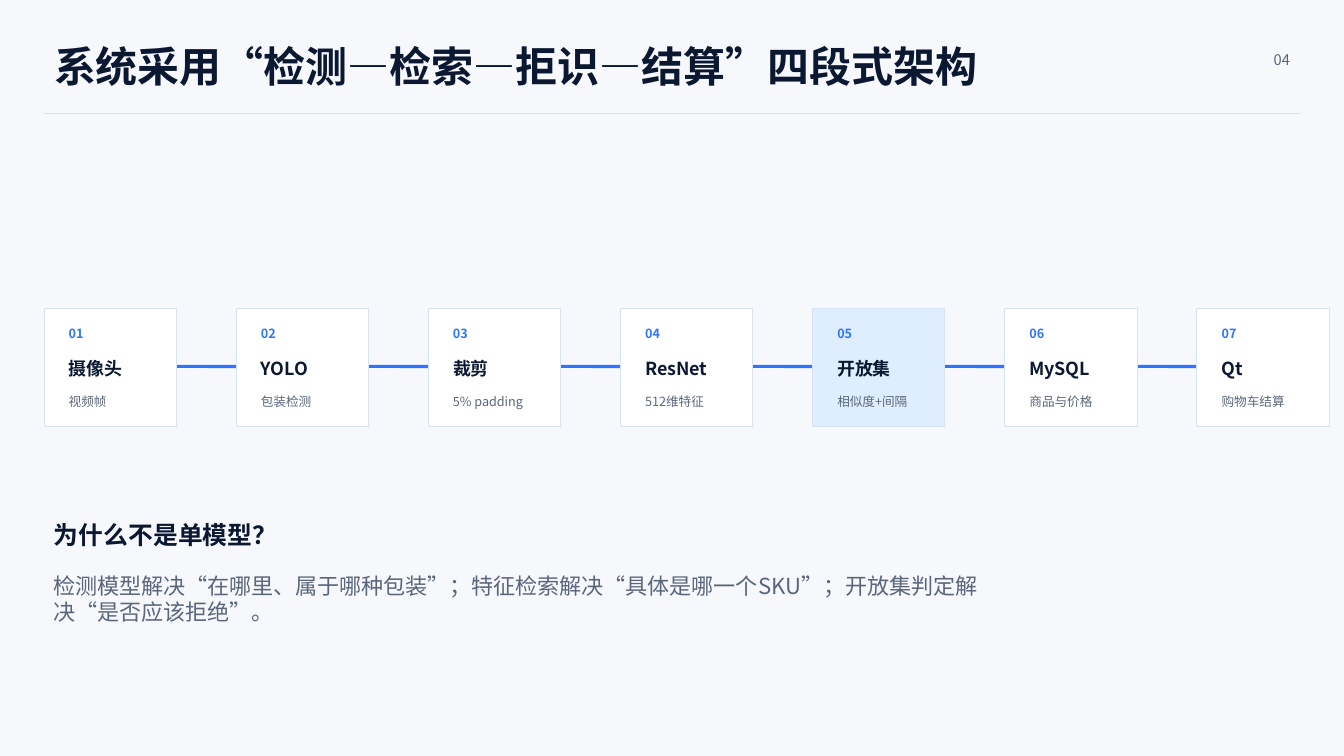
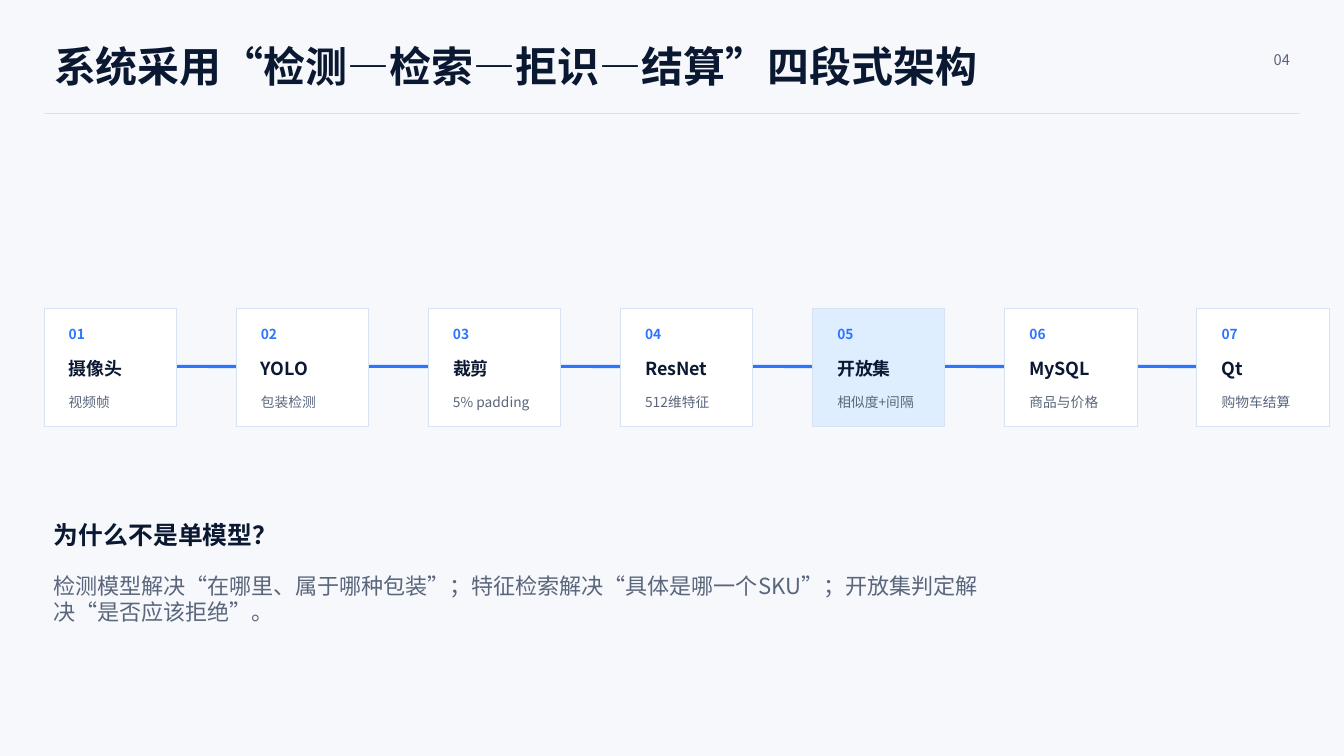
Before and after one commit to 001MONEY/ZSXC, a slide deck: slide 4 of week15/智能称重台demo/智能称重台项目答辩.pptx. Drawn at 1344x756 pixels with LibreOffice and Linux fonts; fonts in the diff are those of the drawing. Boxes give left, top, right and bottom in pixels: in the first picture for what was removed or moved away, otherwise in the second. Text is boxed around its words. In the diff, an @@ line names an element or a change of style, - is before the commit and + after.

```diff
--- a/week15/智能称重台demo/智能称重台项目答辩.pptx
+++ b/week15/智能称重台demo/智能称重台项目答辩.pptx
@@ size 9 to 9.8 pt in 11 elements at (x1=69, y1=328, x2=85, y2=339), (x1=69, y1=395, x2=110, y2=408), (x1=261, y1=395, x2=316, y2=408), (x1=453, y1=328, x2=469, y2=339), (x1=453, y1=396, x2=529, y2=411), (x1=645, y1=395, x2=709, y2=408), (x1=837, y1=328, x2=853, y2=339), (x1=837, y1=395, x2=913, y2=408), (x1=1029, y1=328, x2=1045, y2=339), (x1=1029, y1=395, x2=1098, y2=408), (x1=1222, y1=395, x2=1291, y2=408) @@
```
Also in this commit, not shown: 4 other slides changed, 1 slide added, 4 other files.
